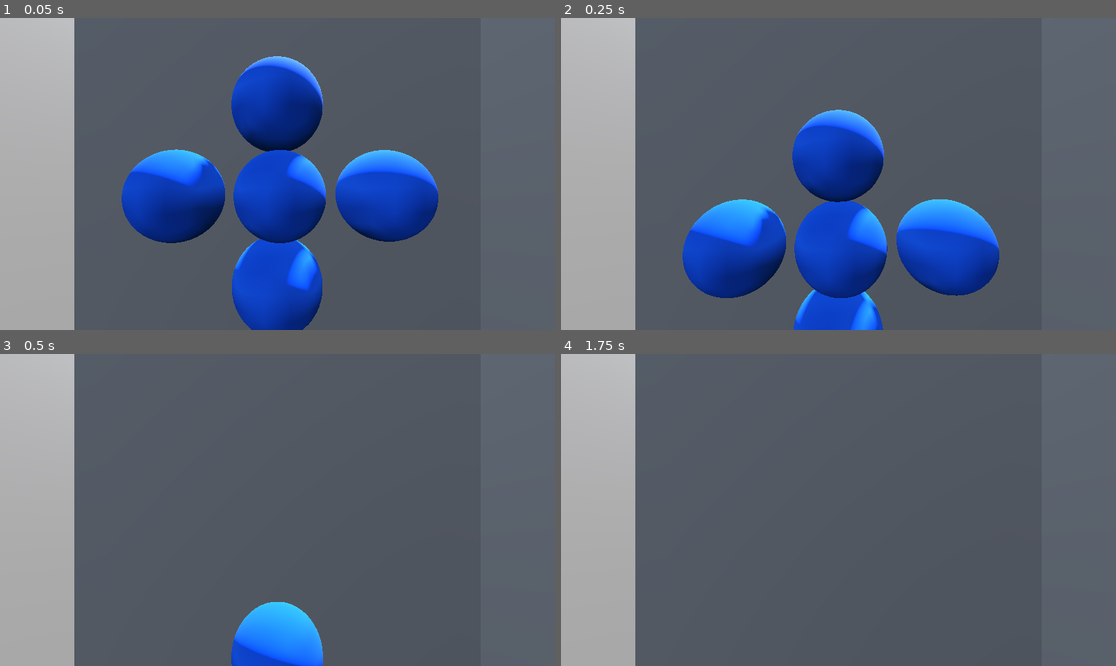
Above: before the commit, frames 1-4 (two rows, left to right).
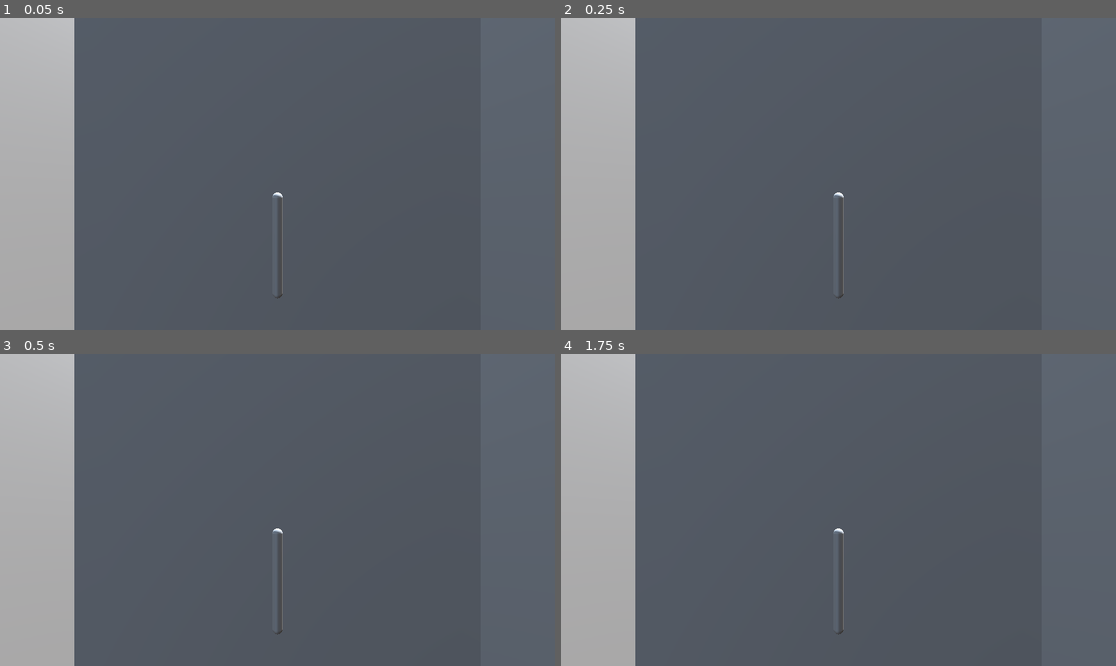
Above: after the commit, the same moments.

Repository: ToniMes/imeteh
Game: Godot game, scene res://Scenes/main.tscn
The game is run twice, just before and just after one commit, with the same random seed, the same clock (stepped at 60 frames per second) and the same inputs. Before the commit the project starts from res://main.tscn.
Inputs:
- Up to frame 1 (0.05 s): no input
- Up to frame 2 (0.25 s): no input
- Up to frame 3 (0.5 s): no input
- Up to frame 4 (1.75 s): no input

The runs differ from the first frame. In frame 1, 21% of the frame differs, in the area x 21-79%, y 12-100%; in frame 2, 19%; in frame 3, 2.8%; in frame 4, less than 0.1%.

Commit message:
Added lever that can be gripped and manipulated.

Diff:
--- a/openxr_action_map.tres
+++ b/Resources/openxr_action_map.tres
@@ -1708,6 +1708,23 @@
 interaction_profile_path = "/interaction_profiles/ext/hand_interaction_ext"
 bindings = [SubResource("OpenXRIPBinding_qqulg"), SubResource("OpenXRIPBinding_o1jns"), SubResource("OpenXRIPBinding_jb …(652 unchanged characters)…
 
+[sub_resource type="OpenXRAction" id="OpenXRAction_obx8k"]
+resource_name = "grab"
+localized_name = "Grab"
+toplevel_paths = PackedStringArray("/user/hand/left", "/user/hand/right")
+
+[sub_resource type="OpenXRIPBinding" id="OpenXRIPBinding_6fakj"]
+action = SubResource("OpenXRAction_obx8k")
+binding_path = "/user/hand/left/input/trigger/value"
+
+[sub_resource type="OpenXRIPBinding" id="OpenXRIPBinding_3he5u"]
+action = SubResource("OpenXRAction_obx8k")
+binding_path = "/user/hand/right/input/trigger/value"
+
+[sub_resource type="OpenXRInteractionProfile" id="OpenXRInteractionProfile_ne3qh"]
+interaction_profile_path = "/interaction_profiles/meta/touch_controller_plus"
+bindings = [SubResource("OpenXRIPBinding_6fakj"), SubResource("OpenXRIPBinding_3he5u")]
+
 [resource]
 action_sets = [SubResource("OpenXRActionSet_ngwcy")]
-interaction_profiles = [SubResource("OpenXRInteractionProfil …(580 unchanged characters)… source("OpenXRInteractionProfile_rdsma")]
+interaction_profiles = [SubResource("OpenXRInteractionProfil …(580 unchanged characters)… source("OpenXRInteractionProfile_rdsma"), SubResource("OpenXRInteractionProfile_ne3qh")]
--- /dev/null
+++ b/Scenes/lever.tscn
@@ -0,0 +1,43 @@
+[gd_scene load_steps=5 format=3 uid="uid://cxeo2k8b644o7"]
+
+[ext_resource type="Script" uid="uid://c2p1fe67rvr24" path="res://Scripts/lever.gd" id="1_wv1st"]
+
+[sub_resource type="CapsuleMesh" id="CapsuleMesh_ejj7v"]
+radius = 0.05
+height = 1.0
+
+[sub_resource type="CapsuleShape3D" id="CapsuleShape3D_wv1st"]
+radius = 0.05
+height = 1.0
+
+[sub_resource type="CapsuleShape3D" id="CapsuleShape3D_6kuia"]
+radius = 0.15
+height = 0.4
+
+[node name="Lever" type="Node3D"]
+
+[node name="PhysicalLever" type="RigidBody3D" parent="."]
+axis_lock_linear_x = true
+axis_lock_linear_y = true
+axis_lock_linear_z = true
+axis_lock_angular_x = true
+axis_lock_angular_y = true
+axis_lock_angular_z = true
+
+[node name="MeshInstance3D" type="MeshInstance3D" parent="PhysicalLever"]
+transform = Transform3D(0.5, 0, 0, 0, -2.18557e-08, 0.5, 0, -0.5, -2.18557e-08, 0, 0, 0)
+mesh = SubResource("CapsuleMesh_ejj7v")
+
+[node name="CollisionShape3D" type="CollisionShape3D" parent="PhysicalLever"]
+transform = Transform3D(0.5, 0, 0, 0, -2.18557e-08, 0.5, 0, -0.5, -2.18557e-08, 0, 0, 0)
+shape = SubResource("CapsuleShape3D_wv1st")
+
+[node name="InteractiveLever" type="Area3D" parent="PhysicalLever"]
+transform = Transform3D(1, 0, 0, 0, -4.37114e-08, 1, 0, -1, -4.37114e-08, 0, 0, -0.2)
+script = ExtResource("1_wv1st")
+
+[node name="CollisionShape3D" type="CollisionShape3D" parent="PhysicalLever/InteractiveLever"]
+shape = SubResource("CapsuleShape3D_6kuia")
+
+[connection signal="body_entered" from="PhysicalLever/InteractiveLever" to="PhysicalLever/InteractiveLever" method="onHandEnter"]
+[connection signal="body_exited" from="PhysicalLever/InteractiveLever" to="PhysicalLever/InteractiveLever" method="onHandExit"]
--- /dev/null
+++ b/Scenes/lever2.tscn
@@ -0,0 +1,49 @@
+[gd_scene load_steps=6 format=3 uid="uid://cfpuogvflnsas"]
+
+[ext_resource type="Script" uid="uid://c61m04lkimt5f" path="res://Scripts/interaction_object.gd" id="1_myofs"]
+
+[sub_resource type="CapsuleMesh" id="CapsuleMesh_oynrs"]
+radius = 0.05
+height = 1.0
+
+[sub_resource type="CapsuleShape3D" id="CapsuleShape3D_4h778"]
+radius = 0.05
+height = 1.0
+
+[sub_resource type="CapsuleShape3D" id="CapsuleShape3D_myofs"]
+radius = 0.15
+height = 0.4
+
+[sub_resource type="SphereShape3D" id="SphereShape3D_myofs"]
+radius = 0.2
+
+[node name="Lever2" type="Node3D"]
+
+[node name="StaticBody3D" type="StaticBody3D" parent="."]
+
+[node name="MeshInstance3D" type="MeshInstance3D" parent="StaticBody3D"]
+transform = Transform3D(0.5, 0, 0, 0, 0.5, 0, 0, 0, 0.5, 0, 0, 0)
+rotation_edit_mode = 1
+mesh = SubResource("CapsuleMesh_oynrs")
+skeleton = NodePath("")
+
+[node name="CollisionShape3D" type="CollisionShape3D" parent="StaticBody3D"]
+transform = Transform3D(0.5, 0, 0, 0, 0.5, 0, 0, 0, 0.5, 0, 0, 0)
+shape = SubResource("CapsuleShape3D_4h778")
+
+[node name="InteractiveLever" type="Area3D" parent="StaticBody3D"]
+transform = Transform3D(1, 0, 0, 0, 1, 0, 0, 0, 1, -0.312477, 0.2, 0)
+script = ExtResource("1_myofs")
+
+[node name="CollisionShape3D" type="CollisionShape3D" parent="StaticBody3D/InteractiveLever"]
+shape = SubResource("CapsuleShape3D_myofs")
+
+[node name="Area3D" type="Area3D" parent="."]
+transform = Transform3D(1, 0, 0, 0, 1, 0, 0, 0, 1, 0.287607, 0.2, 0)
+script = ExtResource("1_myofs")
+
+[node name="CollisionShape3D" type="CollisionShape3D" parent="Area3D"]
+shape = SubResource("SphereShape3D_myofs")
+
+[connection signal="body_entered" from="StaticBody3D/InteractiveLever" to="StaticBody3D/InteractiveLever" method="onHandEnter"]
+[connection signal="body_entered" from="Area3D" to="Area3D" method="onHandEnter"]
--- /dev/null
+++ b/Scenes/main.tscn
@@ -0,0 +1,87 @@
+[gd_scene load_steps=9 format=3 uid="uid://dbd0fj080bycn"]
+
+[ext_resource type="Script" uid="uid://bp8krlumtrs6l" path="res://Scripts/main.gd" id="1_jjgbg"]
+[ext_resource type="PackedScene" uid="uid://cbjtjqc57eqfq" path="res://Scenes/player.tscn" id="2_bo1nx"]
+[ext_resource type="PackedScene" uid="uid://cxeo2k8b644o7" path="res://Scenes/lever.tscn" id="3_8gbba"]
+
+[sub_resource type="ProceduralSkyMaterial" id="ProceduralSkyMaterial_0xm2m"]
+sky_horizon_color = Color(0.662243, 0.671743, 0.686743, 1)
+ground_horizon_color = Color(0.662243, 0.671743, 0.686743, 1)
+
+[sub_resource type="Sky" id="Sky_h2yge"]
+sky_material = SubResource("ProceduralSkyMaterial_0xm2m")
+
+[sub_resource type="Environment" id="Environment_1bvp3"]
+background_mode = 2
+sky = SubResource("Sky_h2yge")
+tonemap_mode = 2
+
+[sub_resource type="PlaneMesh" id="PlaneMesh_ig7tw"]
+size = Vector2(3, 3)
+
+[sub_resource type="BoxShape3D" id="BoxShape3D_ig7tw"]
+size = Vector3(3, 0.1, 3)
+
+[node name="Main" type="Node3D"]
+script = ExtResource("1_jjgbg")
+
+[node name="Player" parent="." instance=ExtResource("2_bo1nx")]
+
+[node name="WorldEnvironment" type="WorldEnvironment" parent="."]
+environment = SubResource("Environment_1bvp3")
+
+[node name="DirectionalLight3D" type="DirectionalLight3D" parent="."]
+transform = Transform3D(-0.866025, -0.433013, 0.25, 0, 0.5, 0.866025, -0.5, 0.75, -0.433013, 0, 0, 0)
+shadow_enabled = true
+
+[node name="Floor" type="StaticBody3D" parent="."]
+
+[node name="MeshInstance3D" type="MeshInstance3D" parent="Floor"]
+mesh = SubResource("PlaneMesh_ig7tw")
+
+[node name="CollisionShape3D" type="CollisionShape3D" parent="Floor"]
+transform = Transform3D(1, 0, 0, 0, 1, 0, 0, 0, 1, 0, -0.05, 0)
+shape = SubResource("BoxShape3D_ig7tw")
+
+[node name="Wall1" type="StaticBody3D" parent="."]
+transform = Transform3D(1, 0, 0, 0, -4.37114e-08, -1, 0, 1, -4.37114e-08, 0, 1.5, -1.5)
+
+[node name="MeshInstance3D" type="MeshInstance3D" parent="Wall1"]
+mesh = SubResource("PlaneMesh_ig7tw")
+
+[node name="CollisionShape3D" type="CollisionShape3D" parent="Wall1"]
+transform = Transform3D(1, 0, 0, 0, 1, 0, 0, 0, 1, 0, -0.05, 0)
+shape = SubResource("BoxShape3D_ig7tw")
+
+[node name="Wall2" type="StaticBody3D" parent="."]
+transform = Transform3D(1, 0, 0, 0, -4.37114e-08, 1, 0, -1, -4.37114e-08, 0, 1.5, 1.5)
+
+[node name="MeshInstance3D" type="MeshInstance3D" parent="Wall2"]
+mesh = SubResource("PlaneMesh_ig7tw")
+
+[node name="CollisionShape3D" type="CollisionShape3D" parent="Wall2"]
+transform = Transform3D(1, 0, 0, 0, 1, 0, 0, 0, 1, 0, -0.05, 0)
+shape = SubResource("BoxShape3D_ig7tw")
+
+[node name="Wall3" type="StaticBody3D" parent="."]
+transform = Transform3D(-4.37114e-08, 1, 0, -1, -4.37114e-08, 0, 0, 0, 1, -1.5, 1.5, 0)
+
+[node name="MeshInstance3D" type="MeshInstance3D" parent="Wall3"]
+mesh = SubResource("PlaneMesh_ig7tw")
+
+[node name="CollisionShape3D" type="CollisionShape3D" parent="Wall3"]
+transform = Transform3D(1, 0, 0, 0, 1, 0, 0, 0, 1, 0, -0.05, 0)
+shape = SubResource("BoxShape3D_ig7tw")
+
+[node name="Wall4" type="StaticBody3D" parent="."]
+transform = Transform3D(-4.37114e-08, -1, 0, 1, -4.37114e-08, 0, 0, 0, 1, 1.5, 1.5, 0)
+
+[node name="MeshInstance3D" type="MeshInstance3D" parent="Wall4"]
+mesh = SubResource("PlaneMesh_ig7tw")
+
+[node name="CollisionShape3D" type="CollisionShape3D" parent="Wall4"]
+transform = Transform3D(1, 0, 0, 0, 1, 0, 0, 0, 1, 0, -0.05, 0)
+shape = SubResource("BoxShape3D_ig7tw")
+
+[node name="Lever" parent="." instance=ExtResource("3_8gbba")]
+transform = Transform3D(1, 0, 0, 0, -4.37114e-08, -1, 0, 1, -4.37114e-08, 0, 1.46157, -0.96852)
--- /dev/null
+++ b/Scenes/player.tscn
@@ -0,0 +1,49 @@
+[gd_scene load_steps=4 format=3 uid="uid://cbjtjqc57eqfq"]
+
+[ext_resource type="Script" uid="uid://c11v7diwiecth" path="res://Scripts/controler.gd" id="1_v0iea"]
+
+[sub_resource type="BoxMesh" id="BoxMesh_f60y1"]
+size = Vector3(0.1, 0.1, 0.1)
+
+[sub_resource type="BoxShape3D" id="BoxShape3D_v0iea"]
+size = Vector3(0.1, 0.1, 0.1)
+
+[node name="Player" type="Node3D"]
+
+[node name="XROrigin3D" type="XROrigin3D" parent="."]
+
+[node name="XRCamera3D" type="XRCamera3D" parent="XROrigin3D"]
+transform = Transform3D(1, 0, 0, 0, 1, 0, 0, 0, 1, 0, 1.8, 0)
+
+[node name="LeftHandXR" type="XRController3D" parent="XROrigin3D"]
+transform = Transform3D(1, 0, 0, 0, 1, 0, 0, 0, 1, -0.5, 1, 0.5)
+tracker = &"left_hand"
+script = ExtResource("1_v0iea")
+
+[node name="Hand" type="StaticBody3D" parent="XROrigin3D/LeftHandXR"]
+
+[node name="MeshInstance3D" type="MeshInstance3D" parent="XROrigin3D/LeftHandXR/Hand"]
+mesh = SubResource("BoxMesh_f60y1")
+skeleton = NodePath("../..")
+
+[node name="CollisionShape3D" type="CollisionShape3D" parent="XROrigin3D/LeftHandXR/Hand"]
+shape = SubResource("BoxShape3D_v0iea")
+
+[node name="RightHandXR" type="XRController3D" parent="XROrigin3D"]
+transform = Transform3D(1, 0, 0, 0, 1, 0, 0, 0, 1, 0.5, 1, 0.5)
+tracker = &"right_hand"
+script = ExtResource("1_v0iea")
+
+[node name="Hand" type="StaticBody3D" parent="XROrigin3D/RightHandXR"]
+
+[node name="MeshInstance3D" type="MeshInstance3D" parent="XROrigin3D/RightHandXR/Hand"]
+mesh = SubResource("BoxMesh_f60y1")
+skeleton = NodePath("../..")
+
+[node name="CollisionShape3D" type="CollisionShape3D" parent="XROrigin3D/RightHandXR/Hand"]
+shape = SubResource("BoxShape3D_v0iea")
+
+[connection signal="button_pressed" from="XROrigin3D/LeftHandXR" to="XROrigin3D/LeftHandXR" method="onButtonPressed"]
+[connection signal="button_released" from="XROrigin3D/LeftHandXR" to="XROrigin3D/LeftHandXR" method="onButtonReleased"]
+[connection signal="button_pressed" from="XROrigin3D/RightHandXR" to="XROrigin3D/LeftHandXR" method="onButtonPressed"]
+[connection signal="button_released" from="XROrigin3D/RightHandXR" to="XROrigin3D/LeftHandXR" method="onButtonReleased"]
--- /dev/null
+++ b/Scripts/controler.gd
@@ -0,0 +1,16 @@
+extends Node
+
+@onready var hand: StaticBody3D = $Hand
+var interactionObject: InteractiveObject
+
+
+func onButtonPressed(name: String):
+  if name == "trigger_click":
+    if interactionObject != null:
+      interactionObject.onTriggerClick()
+
+
+func onButtonReleased(name: String):
+  if name == "trigger_click":
+    if interactionObject != null:
+      interactionObject.onTriggerRelease()
--- /dev/null
+++ b/Scripts/interaction_object.gd
@@ -0,0 +1,31 @@
+extends Area3D
+class_name InteractiveObject
+
+var physParent: PhysicsBody3D
+var hand: StaticBody3D
+var isGripped: bool
+
+func _ready():
+  physParent = get_parent()
+
+
+func onHandEnter(body: Node3D):
+  if body.name == "Hand":
+    hand = body
+    hand.get_parent().interactionObject = self
+
+
+func onHandExit(body: Node3D):
+  if body.name == "Hand":
+    if body == hand:
+      hand.get_parent().interactionObject = null
+      hand = null
+      isGripped = false
+
+
+func onTriggerClick():
+  isGripped = true
+
+
+func onTriggerRelease():
+  isGripped = false
--- /dev/null
+++ b/Scripts/lever.gd
@@ -0,0 +1,9 @@
+extends InteractiveObject
+class_name InteractiveLever
+
+
+func _process(delta):
+  if isGripped:
+    physParent.look_at(hand.global_position)
+    physParent.rotation.x = 0
+    physParent.rotation.z = 0
--- a/main.tscn
+++ /dev/null
@@ -1,180 +0,0 @@
-[gd_scene load_steps=12 format=3 uid="uid://dbd0fj080bycn"]
-
-[ext_resource type="Script" uid="uid://bp8krlumtrs6l" path="res://main.gd" id="1_ig7tw"]
-
-[sub_resource type="ProceduralSkyMaterial" id="ProceduralSkyMaterial_0xm2m"]
-sky_horizon_color = Color(0.662243, 0.671743, 0.686743, 1)
-ground_horizon_color = Color(0.662243, 0.671743, 0.686743, 1)
-
-[sub_resource type="Sky" id="Sky_h2yge"]
-sky_material = SubResource("ProceduralSkyMaterial_0xm2m")
-
-[sub_resource type="Environment" id="Environment_1bvp3"]
-background_mode = 2
-sky = SubResource("Sky_h2yge")
-tonemap_mode = 2
-
-[sub_resource type="BoxMesh" id="BoxMesh_lquwl"]
-size = Vector3(0.1, 0.1, 0.1)
-
-[sub_resource type="BoxShape3D" id="BoxShape3D_0xm2m"]
-size = Vector3(0.1, 0.1, 0.1)
-
-[sub_resource type="PlaneMesh" id="PlaneMesh_ig7tw"]
-size = Vector2(3, 3)
-
-[sub_resource type="BoxShape3D" id="BoxShape3D_ig7tw"]
-size = Vector3(3, 0.1, 3)
-
-[sub_resource type="StandardMaterial3D" id="StandardMaterial3D_ig7tw"]
-albedo_color = Color(0, 0.368627, 1, 1)
-
-[sub_resource type="SphereMesh" id="SphereMesh_0xm2m"]
-material = SubResource("StandardMaterial3D_ig7tw")
-
-[sub_resource type="SphereShape3D" id="SphereShape3D_h2yge"]
-
-[node name="Main" type="Node3D"]
-script = ExtResource("1_ig7tw")
-
-[node name="WorldEnvironment" type="WorldEnvironment" parent="."]
-environment = SubResource("Environment_1bvp3")
-
-[node name="DirectionalLight3D" type="DirectionalLight3D" parent="."]
-transform = Transform3D(-0.866025, -0.433013, 0.25, 0, 0.5, 0.866025, -0.5, 0.75, -0.433013, 0, 0, 0)
-shadow_enabled = true
-
-[node name="XROrigin3D" type="XROrigin3D" parent="."]
-
-[node name="XRCamera3D" type="XRCamera3D" parent="XROrigin3D"]
-transform = Transform3D(1, 0, 0, 0, 1, 0, 0, 0, 1, 0, 1.8, 0)
-
-[node name="LeftHand" type="XRController3D" parent="XROrigin3D"]
-transform = Transform3D(1, 0, 0, 0, 1, 0, 0, 0, 1, -0.5, 1, 0.5)
-tracker = &"left_hand"
-
-[node name="StaticBody3D" type="StaticBody3D" parent="XROrigin3D/LeftHand"]
-
-[node name="Hand" type="MeshInstance3D" parent="XROrigin3D/LeftHand/StaticBody3D"]
-mesh = SubResource("BoxMesh_lquwl")
-skeleton = NodePath("../..")
-
-[node name="CollisionShape3D" type="CollisionShape3D" parent="XROrigin3D/LeftHand/StaticBody3D"]
-shape = SubResource("BoxShape3D_0xm2m")
-
-[node name="RightHand" type="XRController3D" parent="XROrigin3D"]
-transform = Transform3D(1, 0, 0, 0, 1, 0, 0, 0, 1, 0.5, 1, 0.5)
-tracker = &"right_hand"
-
-[node name="StaticBody3D" type="StaticBody3D" parent="XROrigin3D/RightHand"]
-
-[node name="Hand" type="MeshInstance3D" parent="XROrigin3D/RightHand/StaticBody3D"]
-mesh = SubResource("BoxMesh_lquwl")
-skeleton = NodePath("../..")
-
-[node name="CollisionShape3D" type="CollisionShape3D" parent="XROrigin3D/RightHand/StaticBody3D"]
-shape = SubResource("BoxShape3D_0xm2m")
-
-[node name="Floor" type="StaticBody3D" parent="."]
-
-[node name="MeshInstance3D" type="MeshInstance3D" parent="Floor"]
-mesh = SubResource("PlaneMesh_ig7tw")
-
-[node name="CollisionShape3D" type="CollisionShape3D" parent="Floor"]
-transform = Transform3D(1, 0, 0, 0, 1, 0, 0, 0, 1, 0, -0.05, 0)
-shape = SubResource("BoxShape3D_ig7tw")
-
-[node name="Wall1" type="StaticBody3D" parent="."]
-transform = Transform3D(1, 0, 0, 0, -4.37114e-08, -1, 0, 1, -4.37114e-08, 0, 1.5, -1.5)
-
-[node name="MeshInstance3D" type="MeshInstance3D" parent="Wall1"]
-mesh = SubResource("PlaneMesh_ig7tw")
-
-[node name="CollisionShape3D" type="CollisionShape3D" parent="Wall1"]
-transform = Transform3D(1, 0, 0, 0, 1, 0, 0, 0, 1, 0, -0.05, 0)
-shape = SubResource("BoxShape3D_ig7tw")
-
-[node name="Wall2" type="StaticBody3D" parent="."]
-transform = Transform3D(1, 0, 0, 0, -4.37114e-08, 1, 0, -1, -4.37114e-08, 0, 1.5, 1.5)
-
-[node name="MeshInstance3D" type="MeshInstance3D" parent="Wall2"]
-mesh = SubResource("PlaneMesh_ig7tw")
-
-[node name="CollisionShape3D" type="CollisionShape3D" parent="Wall2"]
-transform = Transform3D(1, 0, 0, 0, 1, 0, 0, 0, 1, 0, -0.05, 0)
-shape = SubResource("BoxShape3D_ig7tw")
-
-[node name="Wall3" type="StaticBody3D" parent="."]
-transform = Transform3D(-4.37114e-08, 1, 0, -1, -4.37114e-08, 0, 0, 0, 1, -1.5, 1.5, 0)
-
-[node name="MeshInstance3D" type="MeshInstance3D" parent="Wall3"]
-mesh = SubResource("PlaneMesh_ig7tw")
-
-[node name="CollisionShape3D" type="CollisionShape3D" parent="Wall3"]
-transform = Transform3D(1, 0, 0, 0, 1, 0, 0, 0, 1, 0, -0.05, 0)
-shape = SubResource("BoxShape3D_ig7tw")
-
-[node name="Wall4" type="StaticBody3D" parent="."]
-transform = Transform3D(-4.37114e-08, -1, 0, 1, -4.37114e-08, 0, 0, 0, 1, 1.5, 1.5, 0)
-
-[node name="MeshInstance3D" type="MeshInstance3D" parent="Wall4"]
-mesh = SubResource("PlaneMesh_ig7tw")
-
-[node name="CollisionShape3D" type="CollisionShape3D" parent="Wall4"]
-transform = Transform3D(1, 0, 0, 0, 1, 0, 0, 0, 1, 0, -0.05, 0)
-shape = SubResource("BoxShape3D_ig7tw")
-
-[node name="Ball" type="RigidBody3D" parent="."]
-transform = Transform3D(1, 0, 0, 0, 1, 0, 0, 0, 1, 0.585946, 1.6909, -1.14328)
-
-[node name="MeshInstance3D" type="MeshInstance3D" parent="Ball"]
-transform = Transform3D(0.5, 0, 0, 0, 0.5, 0, 0, 0, 0.5, 0, 0, 0)
-mesh = SubResource("SphereMesh_0xm2m")
-
-[node name="CollisionShape3D" type="CollisionShape3D" parent="Ball"]
-transform = Transform3D(0.5, 0, 0, 0, 0.5, 0, 0, 0, 0.5, 0, 0, 0)
-shape = SubResource("SphereShape3D_h2yge")
-
-[node name="Ball2" type="RigidBody3D" parent="."]
-transform = Transform3D(1, 0, 0, 0, 1, 0, 0, 0, 1, -0.54604, 1.6909, -1.12269)
-
-[node name="MeshInstance3D" type="MeshInstance3D" parent="Ball2"]
-transform = Transform3D(0.5, 0, 0, 0, 0.5, 0, 0, 0, 0.5, 0, 0, 0)
-mesh = SubResource("SphereMesh_0xm2m")
-
-[node name="CollisionShape3D" type="CollisionShape3D" parent="Ball2"]
-transform = Transform3D(0.5, 0, 0, 0, 0.5, 0, 0, 0, 0.5, 0, 0, 0)
-shape = SubResource("SphereShape3D_h2yge")
-
-[node name="Ball3" type="RigidBody3D" parent="."]
-transform = Transform3D(1, 0, 0, 0, 1, 0, 0, 0, 1, 0, 2.11123, -1.13443)
-
-[node name="MeshInstance3D" type="MeshInstance3D" parent="Ball3"]
-transform = Transform3D(0.5, 0, 0, 0, 0.5, 0, 0, 0, 0.5, 0, 0, 0)
-mesh = SubResource("SphereMesh_0xm2m")
-
-[node name="CollisionShape3D" type="CollisionShape3D" parent="Ball3"]
-transform = Transform3D(0.5, 0, 0, 0, 0.5, 0, 0, 0, 0.5, 0, 0, 0)
-shape = SubResource("SphereShape3D_h2yge")
-
-[node name="Ball4" type="RigidBody3D" parent="."]
-transform = Transform3D(1, 0, 0, 0, 1, 0, 0, 0, 1, 0, 1.26768, -1.14226)
-
-[node name="MeshInstance3D" type="MeshInstance3D" parent="Ball4"]
-transform = Transform3D(0.5, 0, 0, 0, 0.5, 0, 0, 0, 0.5, 0, 0, 0)
-mesh = SubResource("SphereMesh_0xm2m")
-
-[node name="CollisionShape3D" type="CollisionShape3D" parent="Ball4"]
-transform = Transform3D(0.5, 0, 0, 0, 0.5, 0, 0, 0, 0.5, 0, 0, 0)
-shape = SubResource("SphereShape3D_h2yge")
-
-[node name="Ball5" type="RigidBody3D" parent="."]
-transform = Transform3D(1, 0, 0, 0, 1, 0, 0, 0, 1, 0.00922918, 1.6909, -1.12732)
-
-[node name="MeshInstance3D" type="MeshInstance3D" parent="Ball5"]
-transform = Transform3D(0.5, 0, 0, 0, 0.5, 0, 0, 0, 0.5, 0, 0, 0)
-mesh = SubResource("SphereMesh_0xm2m")
-
-[node name="CollisionShape3D" type="CollisionShape3D" parent="Ball5"]
-transform = Transform3D(0.5, 0, 0, 0, 0.5, 0, 0, 0, 0.5, 0, 0, 0)
-shape = SubResource("SphereShape3D_h2yge")
--- a/project.godot
+++ b/project.godot
@@ -11,9 +11,9 @@
 [application]
 
 config/name="vr test"
-run/main_scene="res://main.tscn"
+run/main_scene="res://Scenes/main.tscn"
 config/features=PackedStringArray("4.4", "GL Compatibility")
-config/icon="res://icon.svg"
+config/icon="res://Other/icon.svg"
 
 [rendering]
 
@@ -22,4 +22,5 @@
 [xr]
 
 openxr/enabled=true
+openxr/default_action_map="res://Resources/openxr_action_map.tres"
 shaders/enabled=true
Renamed: icon.svg -> Other/icon.svg
Not shown, changed: Other/icon.svg.import
Not shown: 1 places in Resources/openxr_action_map.tres that only renumber resources
Renamed: body.gd -> Scripts/body.gd
Renamed: body.gd.uid -> Scripts/body.gd.uid
Not shown, added: Scripts/controler.gd.uid
Not shown, added: Scripts/interaction_object.gd.uid
Not shown, added: Scripts/lever.gd.uid
Renamed: main.gd -> Scripts/main.gd
Renamed: main.gd.uid -> Scripts/main.gd.uid
Renamed: origin.gd -> Scripts/origin.gd
Renamed: origin.gd.uid -> Scripts/origin.gd.uid
